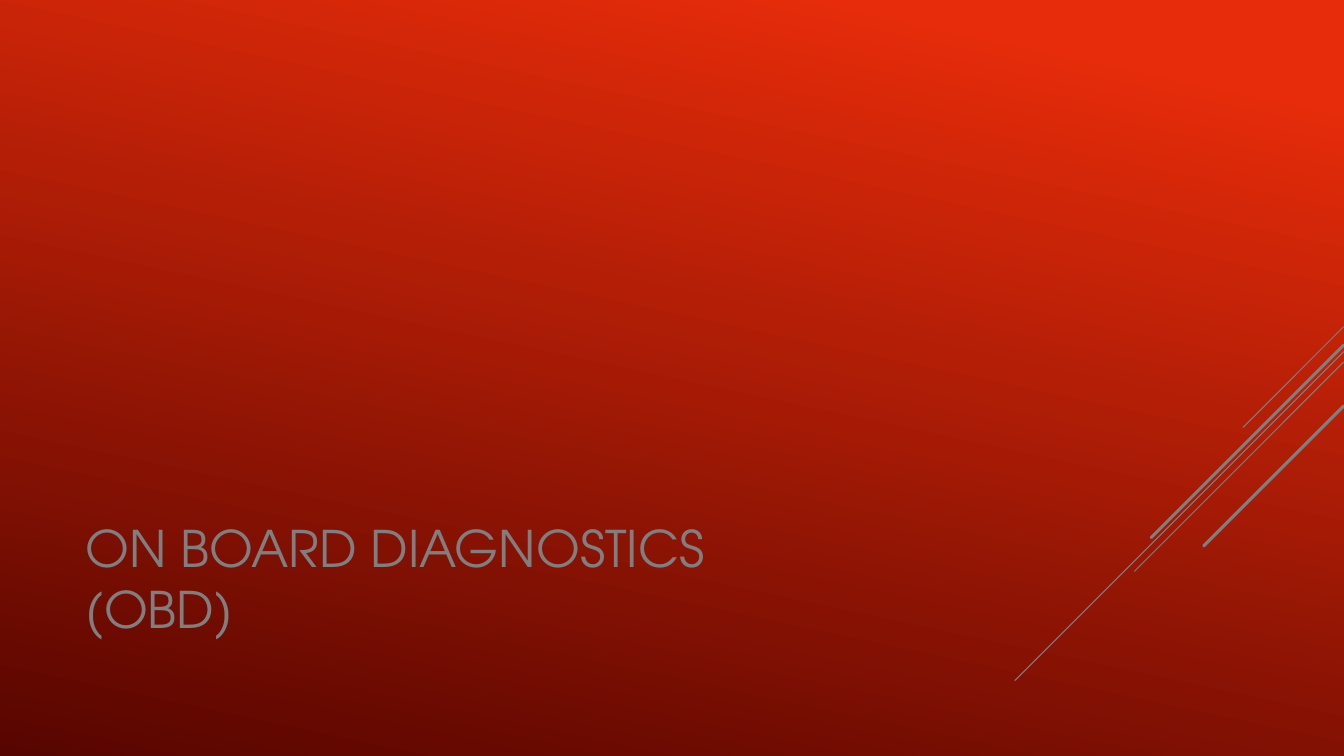
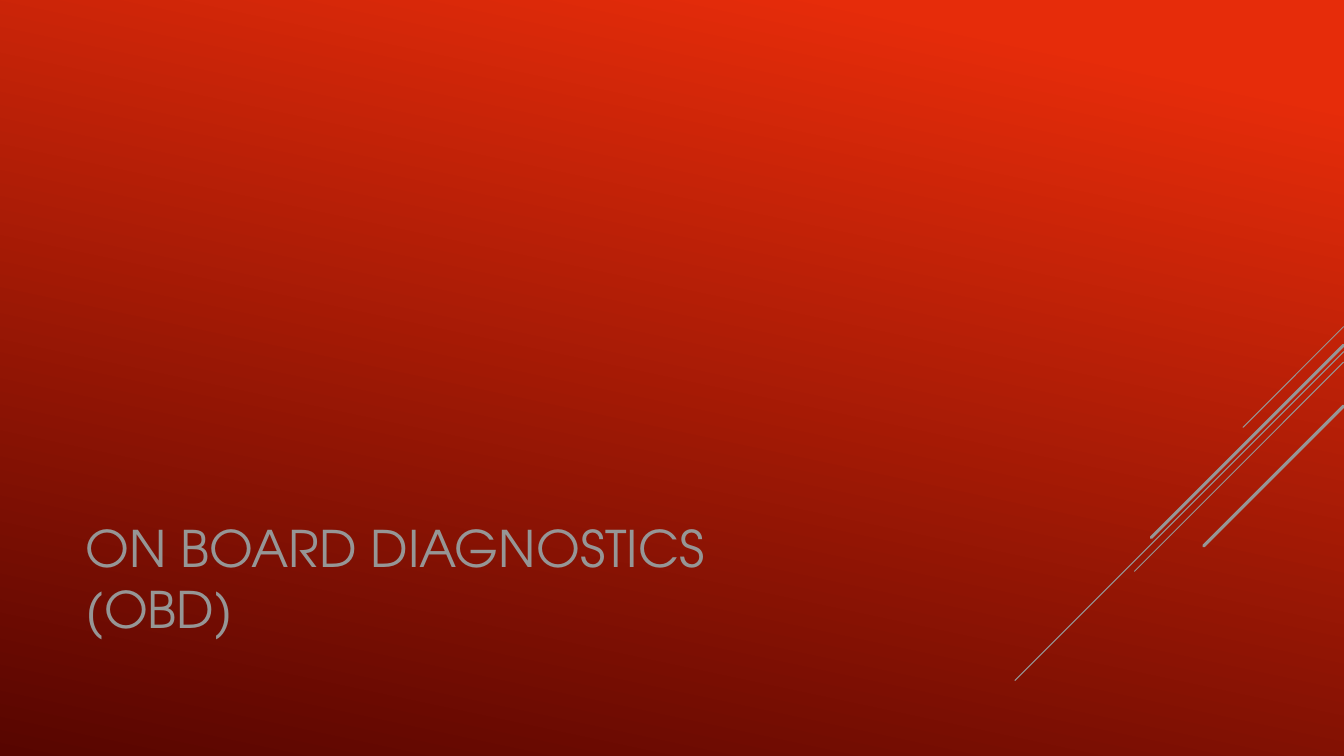
Before and after one commit to Joshua-Bonner/OpenZ, a slide deck: slide 4 of Presentation/OpenZ.pptx. Drawn at 1344x756 pixels with LibreOffice and Linux fonts; fonts in the diff are those of the drawing. Boxes give left, top, right and bottom in pixels: in the first picture for what was removed or moved away, otherwise in the second. Text is boxed around its words. In the diff, an @@ line names an element or a change of style, - is before the commit and + after.

```diff
--- a/Presentation/OpenZ.pptx
+++ b/Presentation/OpenZ.pptx
@@ line (1344, 327) - (1243, 427): stroke #7F7F7F 0.75 pt to #969696 0.75 pt @@
@@ line (1344, 352) - (1015, 681): stroke #7F7F7F 0.75 pt to #969696 0.75 pt @@
@@ line (1344, 345) - (1151, 537): stroke #7F7F7F 2.25 pt to #969696 2.25 pt @@
@@ line (1344, 362) - (1135, 572): stroke #7F7F7F 0.75 pt to #969696 0.75 pt @@
@@ line (1344, 406) - (1204, 546): stroke #7F7F7F 2.25 pt to #969696 2.25 pt @@
@@ title "ON BOARD DIAGNOSTICS (OBD)" at [86,529,705,639]: text colour #7F7F7F to #969696 @@
```
Also in this commit, not shown: 6 other slides changed.
